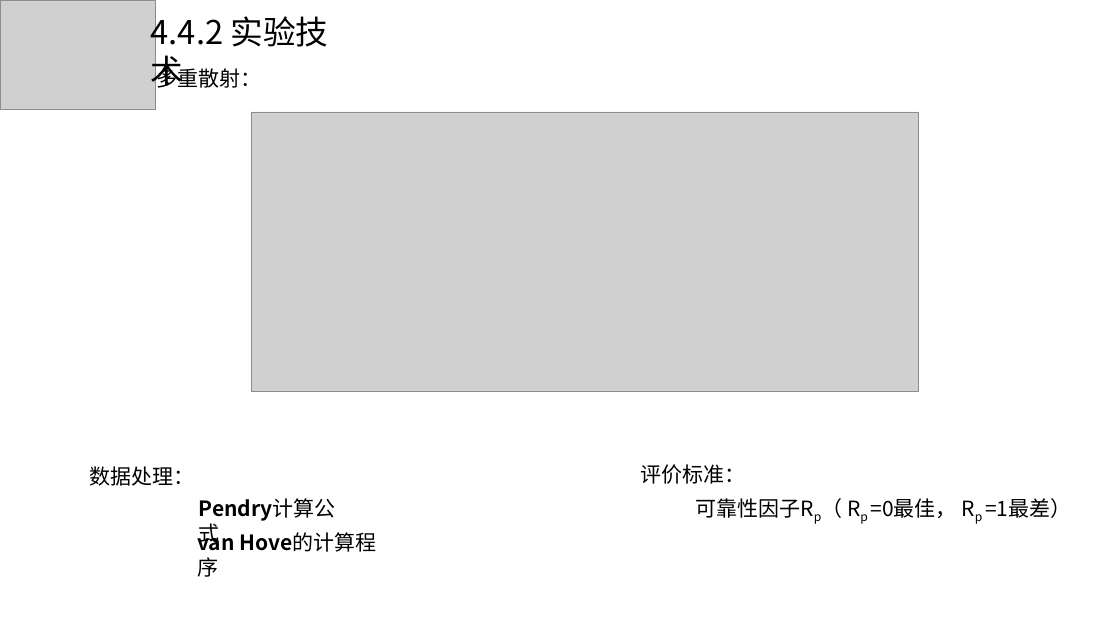
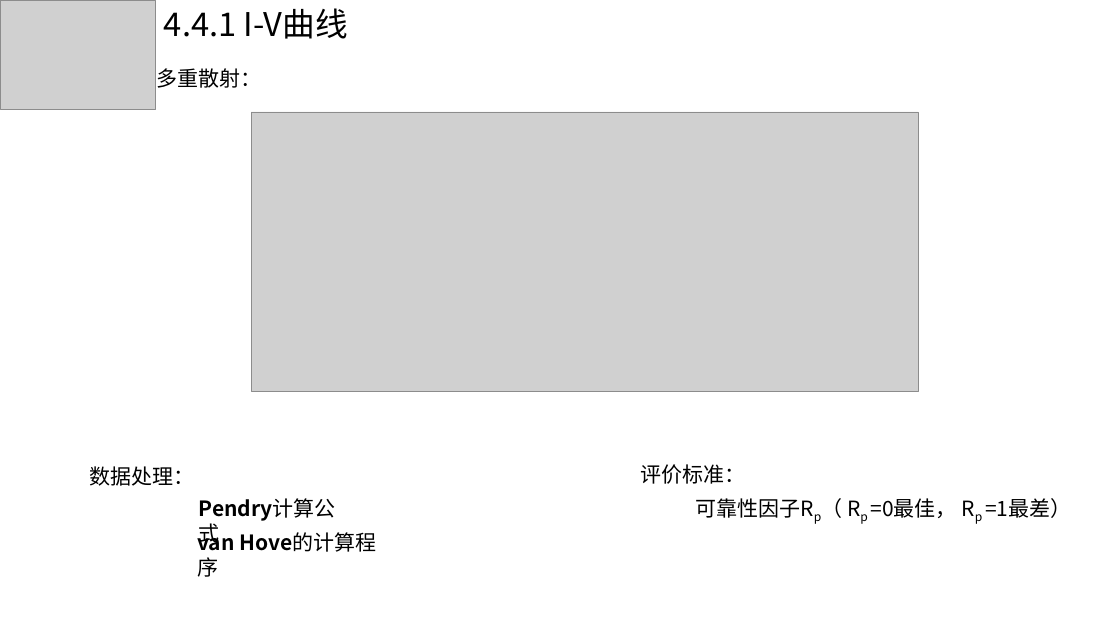
Before and after one commit to DreamBoatOve/gitTest, a slide deck: slide 41 of Lessons/材料的表面与界面/group_presentation/slices/第四小组_0529_16.pptx. Drawn at 1120x630 pixels with LibreOffice and Linux fonts; fonts in the diff are those of the drawing; grey boxes stand for pictures. Boxes give left, top, right and bottom in pixels: in the first picture for what was removed or moved away, otherwise in the second. Text is boxed around its words. In the diff, an @@ line names an element or a change of style, - is before the commit and + after.

```diff
--- a/Lessons/材料的表面与界面/group_presentation/slices/第四小组_0529_16.pptx
+++ b/Lessons/材料的表面与界面/group_presentation/slices/第四小组_0529_16.pptx
@@ text at (164, 8, 348, 39): text changed @@
-4.4.2 实验技术
+4.4.1 I-V曲线
```
Also in this commit, not shown: 3 slides added, 11 other files.
